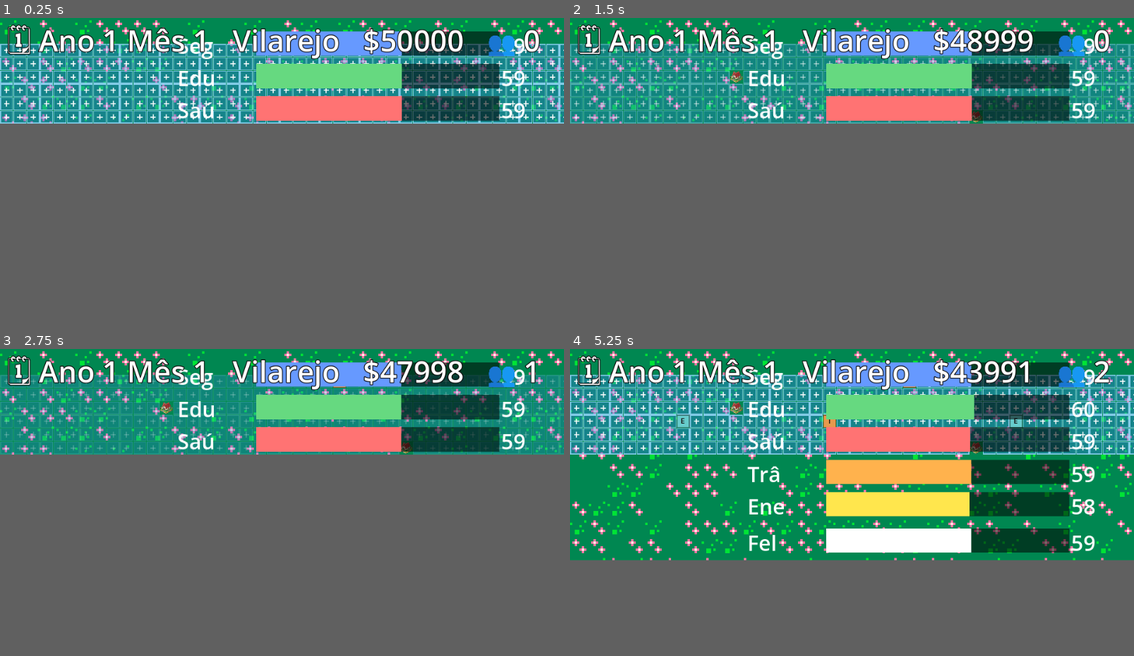
Above: before the commit, frames 1-4 (two rows, left to right).
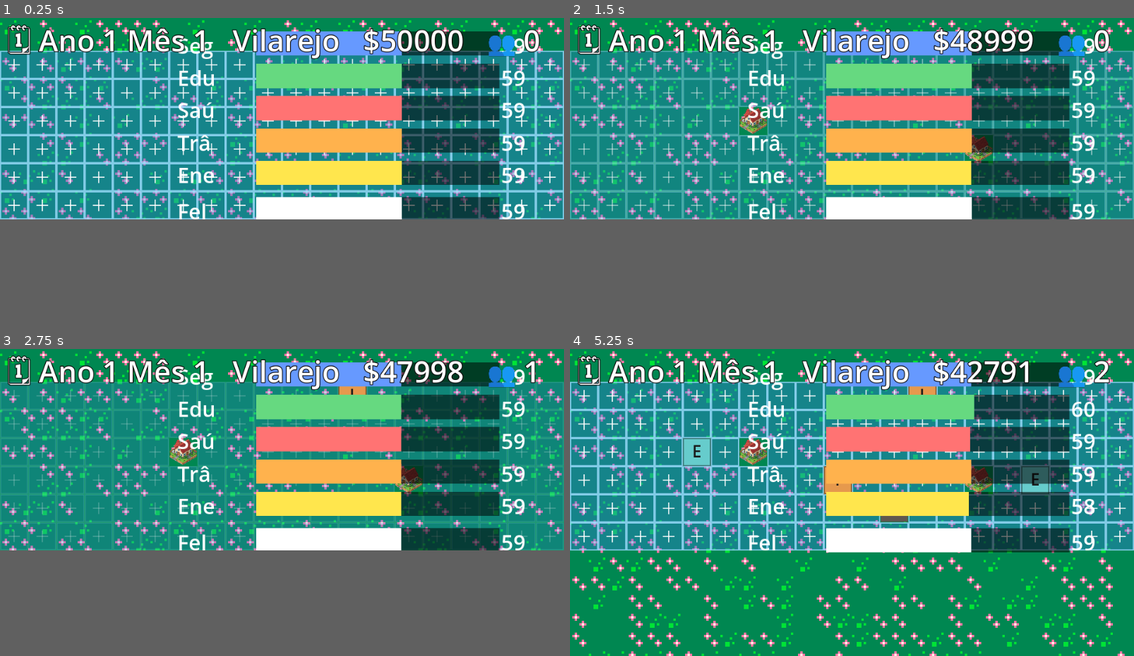
Above: after the commit, the same moments.

Repository: andrewsmedina/yourcity
Game: Godot game, scene res://scenes/main.tscn
The game is run twice, just before and just after one commit, with the same random seed, the same clock (stepped at 60 frames per second) and the same inputs.
Inputs (mouse positions are in pixels of both pictures, inside the frame that each line leads up to):
- Up to frame 1 (0.25 s): no input
- Up to frame 2 (1.5 s): tap Enter at 0.5 s; move the mouse to (976, 64) at 0.52 s; tap 1 at 0.6 s; click (976, 64) at 0.67 s; tap Space at 0.77 s; drag from (739, 76) to (823, 91) at 1.27 s
- Up to frame 3 (2.75 s): move the mouse to (338, 379) at 2.02 s; tap 3 at 2.1 s; click (338, 379) at 2.17 s
- Up to frame 4 (5.25 s): drag from (823, 422) to (682, 385) at 2.77 s; move the mouse to (1021, 416) at 3.52 s; tap 5 at 3.6 s; click (1021, 416) at 3.67 s; tap Space at 3.77 s; drag from (682, 385) to (767, 376) at 4.27 s; move the mouse to (880, 401) at 5.02 s; tap 7 at 5.1 s; click (880, 401) at 5.17 s
In our replay, in frame 1 the window is 799x150 before the commit and 799x286 after it. These sizes can differ from the game's own. Grey fills any space a smaller window leaves; there, only what the larger window draws over its background counts as a difference.

The runs differ from the first frame. In frame 1, 27% of the frame differs, in the area x 0-100%, y 7-66%; in frame 2, 26%; in frame 3, 19%; in frame 4, 39%, in the area x 0-100%, y 3-100%.

Commit message:
Keep lot size fixed; grow window to fit 6 rows
Lots were shrinking to fit extra rows. Pin the lot size to 48px and make the
window tall enough (344px idle) to hold all GRID_ROWS, so squares keep their
size. Expanded height bumped accordingly.

Co-Authored-By: Claude Opus 4.8 (1M context) <noreply@anthropic.com>

Diff:
--- a/scripts/build_overlay.gd
+++ b/scripts/build_overlay.gd
@@ -6,8 +6,8 @@
 ## it stays crisp regardless of the day/night tint. Clicks are handled in
 ## main._input (GUI hit-testing is unreliable in this macOS borderless window).
 
-const GRID_TOP := 44.0   # push the grid below the (large) HUD line
-const REF_HEIGHT := 180.0  # grid keeps the idle bar height even when expanded
+const GRID_TOP := 56.0  # push the grid below the (large) HUD line
+const TILE := 48.0      # fixed lot size; the window height grows with row count
 
 const ZONE_COLOR := {
 	CitySim.Zone.RESIDENTIAL: Color(0.40, 0.80, 0.50),
@@ -55,10 +55,9 @@
 		return
 	City.build(City.selected_zone, slot)
 
-## Square tile size that fits GRID_ROWS rows below the HUD line. Based on the
-## idle bar height so the grid stays put when the window expands during a crisis.
+## Fixed square lot size (the window is tall enough to hold all the rows).
 func tile_size() -> float:
-	return (REF_HEIGHT - GRID_TOP) / CitySim.GRID_ROWS
+	return TILE
 
 func _draw() -> void:
 	var tile := tile_size()
--- a/scripts/window_manager.gd
+++ b/scripts/window_manager.gd
@@ -13,8 +13,8 @@
 ## panels/struts, so pinning to the usable rect's bottom edge Just Works on all
 ## three. (The macOS menu-bar status icon lives in issue #7.)
 
-const HEIGHT_IDLE := 180
-const HEIGHT_EXPANDED := 360
+const HEIGHT_IDLE := 344  # GRID_TOP(56) + GRID_ROWS(6) * TILE(48)
+const HEIGHT_EXPANDED := 524
 
 var _expanded := false
 
